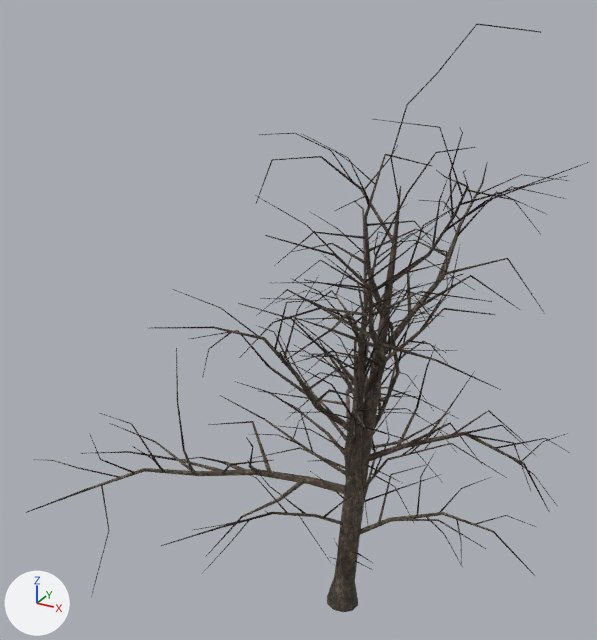
An edit to the glTF model godot/assets/models/apple_wood.glb, drawn before and after from the same camera.
The view is the same before and after, from a camera (50 mm lens) standing at (4.21, -9.07, 8.95) and looking at (-0.84, 0.13, 4.35). The axes (+X, +Y, +Z) are drawn at lower left. The lights are the same throughout. The older version comes first.

In view in the first picture: 'apple_a', 'apple_b', 'apple_c'.
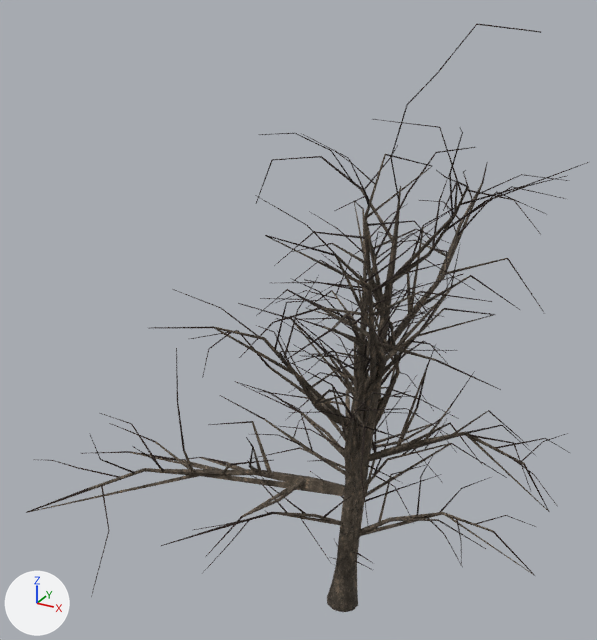
Pixel boxes (x1, y1, x2, y2) of what changed, in the pictures (597 x 640 px):
'apple_c_l1', added
    after: (35, 166, 549, 612)
    faces in mat_bark_apple: (35, 166, 549, 612)
    faces in mat_bark_twig: (84, 182, 520, 556)
'apple_a_l1', added
    after: (153, 202, 535, 576)
    faces in mat_bark_apple: (214, 202, 535, 576)
'apple_c_l2', added
    after: (27, 188, 401, 612)
'apple_b_l1', added
    after: (180, 304, 505, 541)
    faces in mat_bark_apple: (265, 318, 449, 533)

Patch to the scene script:
```diff
--- a/godot/assets/models/apple_wood.glb.py
+++ b/godot/assets/models/apple_wood.glb.py
@@ me_apple_c_l2 @@
+me_apple_c_l2.from_pydata(...)  # 63 vertices, 100 faces; spans x -2.87..0.65, y -3.25..3.79, z -0.17..6.32
+me_apple_c_l2.materials.append(mat_bark_apple)
@@ me_apple_c_l1 @@
+me_apple_c_l1.from_pydata(...)  # 378 vertices, 570 faces; spans x -3.45..2.74, y -3.25..3.79, z -0.17..6.85
+# faces by material slot: [426, 144]
+me_apple_c_l1.materials.append(mat_bark_apple)
+me_apple_c_l1.materials.append(mat_bark_twig)
@@ me_apple_b_l1 @@
+me_apple_b_l1.from_pydata(...)  # 131 vertices, 212 faces; spans x -2.12..2.07, y -2.29..1.41, z -0.16..4.5
+# faces by material slot: [162, 50]
+me_apple_b_l1.materials.append(mat_bark_apple)
+me_apple_b_l1.materials.append(mat_bark_twig)
@@ me_apple_a_l1 @@
+me_apple_a_l1.from_pydata(...)  # 185 vertices, 290 faces; spans x -1.6..2.75, y -2.33..1.89, z -0.16..5.63
+# faces by material slot: [242, 48]
+me_apple_a_l1.materials.append(mat_bark_apple)
+me_apple_a_l1.materials.append(mat_bark_twig)
@@ ob_apple_c_l2 @@
+ob_apple_c_l2 = bpy.data.objects.new('apple_c_l2', me_apple_c_l2)
+ob_apple_c_l2.location = (0.0, 0.0, 0.0)
@@ ob_apple_c_l1 @@
+ob_apple_c_l1 = bpy.data.objects.new('apple_c_l1', me_apple_c_l1)
+ob_apple_c_l1.location = (0.0, 0.0, 0.0)
@@ ob_apple_b_l1 @@
+ob_apple_b_l1 = bpy.data.objects.new('apple_b_l1', me_apple_b_l1)
+ob_apple_b_l1.location = (0.0, 0.0, 0.0)
@@ ob_apple_a_l1 @@
+ob_apple_a_l1 = bpy.data.objects.new('apple_a_l1', me_apple_a_l1)
+ob_apple_a_l1.location = (0.0, 0.0, 0.0)
```
